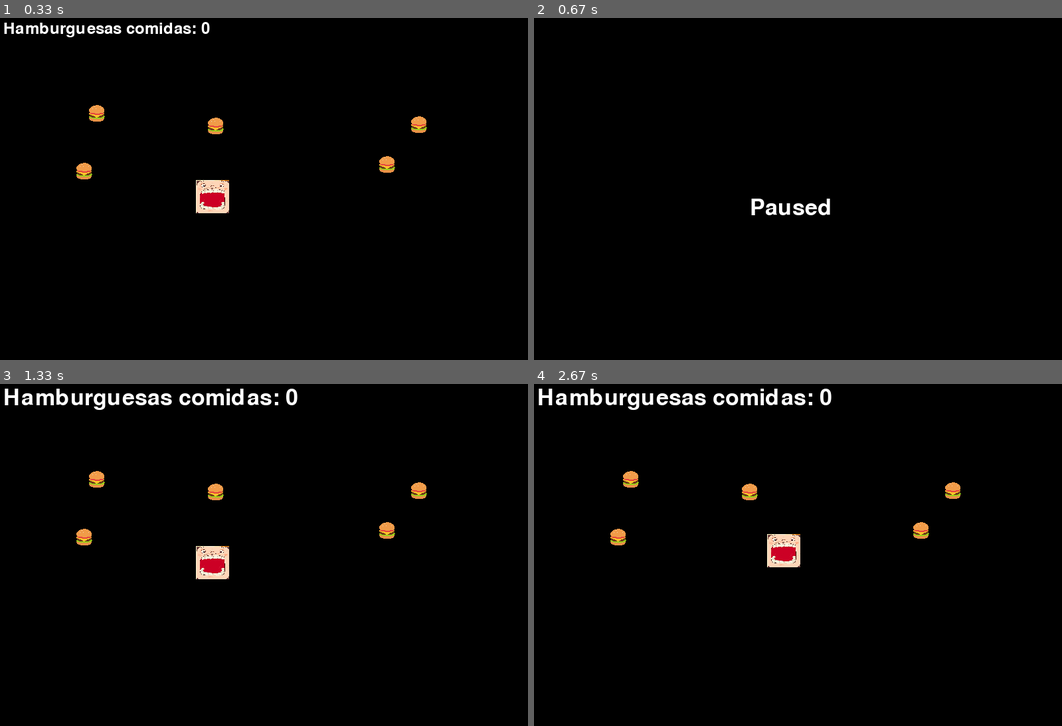
Above: before the commit, frames 1-4 (two rows, left to right).
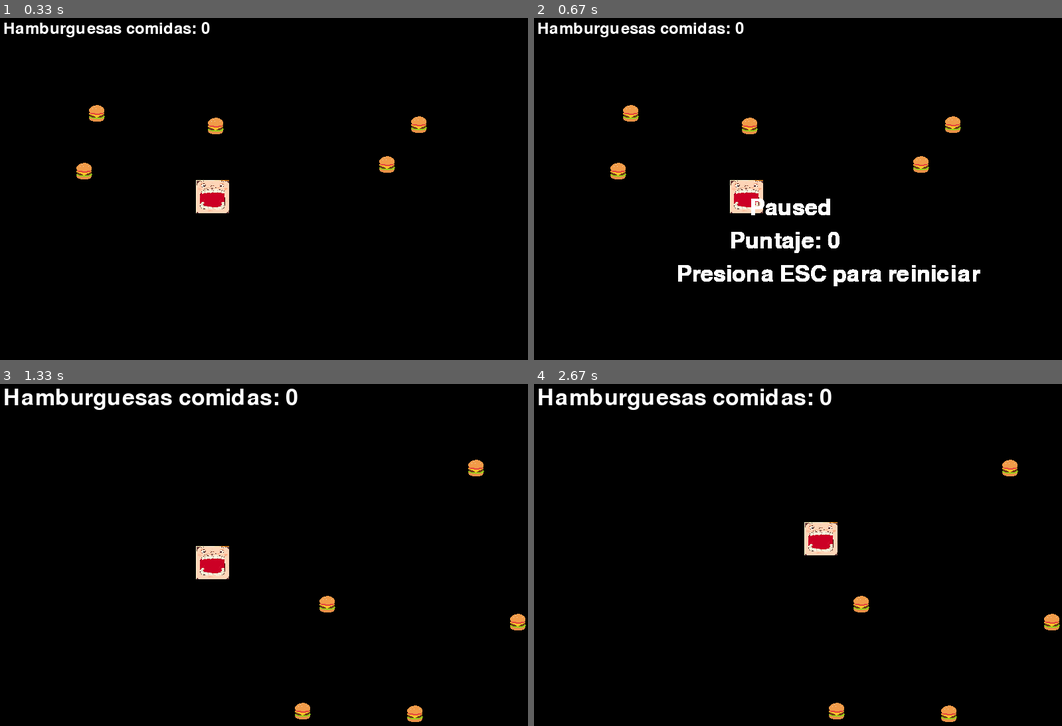
Above: after the commit, the same moments.

Repository: MateoPrados/pygame_eater
Game: pygame game, started from PyGame/main.py
Same seed, same stepped clock (60 frames per second), same inputs: the game is played once before the commit and once after it.
Inputs:
- Up to frame 1 (0.33 s): no input
- Up to frame 2 (0.67 s): hold Esc from 0.33 s (still down); hold D from 0.33 s (still down)
- Up to frame 3 (1.33 s): release Esc at 0.8 s; release D at 0.8 s; hold Esc 0.83-1.3 s
- Up to frame 4 (2.67 s): hold D 1.33-1.8 s; hold W 1.83-2.13 s; hold D 2.17-2.63 s

Frame 1 is identical in both runs. In frame 2, 3.7% of the frame differs, in the area x 0-85%, y 1-79%; in frame 3, 1.2%; in frame 4, 2.5%.

Commit message:
game_working

Diff:
--- a/PyGame/main.py
+++ b/PyGame/main.py
@@ -4,7 +4,7 @@
 pygame.init()
 
 clock = pygame.time.Clock()
-FPS = 60
+FPS = 300
 
 SCREEN_WIDTH = 800
 SCREEN_HEIGHT = 600
@@ -29,13 +29,15 @@
 # Fuente para el contador
 font = pygame.font.SysFont(None, 36)
 
+# Tiempo máximo en segundos (1 minuto y 30 segundos)
+TIEMPO_MAXIMO = 10
+tiempo_transcurrido = 0
+
 game = True
 paused = False
 
 while game:
     clock.tick(FPS)
-
-    screen.fill((0,0,0))
 
     for event in pygame.event.get():
         if event.type == pygame.QUIT:
@@ -43,8 +45,10 @@
         elif event.type == pygame.KEYDOWN:
             if event.key == pygame.K_ESCAPE:
                 paused = not paused  # Cambiar el estado de pausa
-                if not paused:  # Si se reanuda el juego, reiniciar el contador
+                if not paused:  # Si se reanuda el juego, reiniciar el contador y las hamburguesas
+                    tiempo_transcurrido = 0
                     hamburguesas_comidas = 0
+                    burgers.clear()
 
     if not paused:
         # Control de movimiento del jugador
@@ -59,6 +63,7 @@
             player_rect.move_ip(0, 1)
 
         # Dibujar la imagen del jugador en el rectángulo
+        screen.fill((0,0,0))  # Limpiar pantalla
         screen.blit(player_img, player_rect)
 
         # Generar hamburguesas aleatorias
@@ -77,7 +82,13 @@
             if player_rect.colliderect(burger_rect):
                 burgers.remove(burger)
                 hamburguesas_comidas += 1
-                print("Hamburguesas comidas:", hamburguesas_comidas)
+
+        # Actualizar contador de tiempo
+        tiempo_transcurrido += 1 / FPS
+
+        # Verificar si el tiempo excede el límite
+        if tiempo_transcurrido >= TIEMPO_MAXIMO:
+            paused = True
 
         # Mostrar contador en la parte superior de la pantalla
         text_surface = font.render("Hamburguesas comidas: " + str(hamburguesas_comidas), True, (255, 255, 255))
@@ -89,6 +100,14 @@
         text = font.render("Paused", True, (255, 255, 255))
         screen.blit(text, (SCREEN_WIDTH // 2 - 70, SCREEN_HEIGHT // 2 - 25))
 
+        # Mostrar puntaje obtenido
+        puntaje_text = font.render(f"Puntaje: {hamburguesas_comidas}", True, (255, 255, 255))
+        screen.blit(puntaje_text, (SCREEN_WIDTH // 2 - 100, SCREEN_HEIGHT // 2 + 25))
+
+        # Mostrar opción de reiniciar
+        reiniciar_text = font.render("Presiona ESC para reiniciar", True, (255, 255, 255))
+        screen.blit(reiniciar_text, (SCREEN_WIDTH // 2 - 180, SCREEN_HEIGHT // 2 + 75))
+
     pygame.display.update()
 
 pygame.quit()
